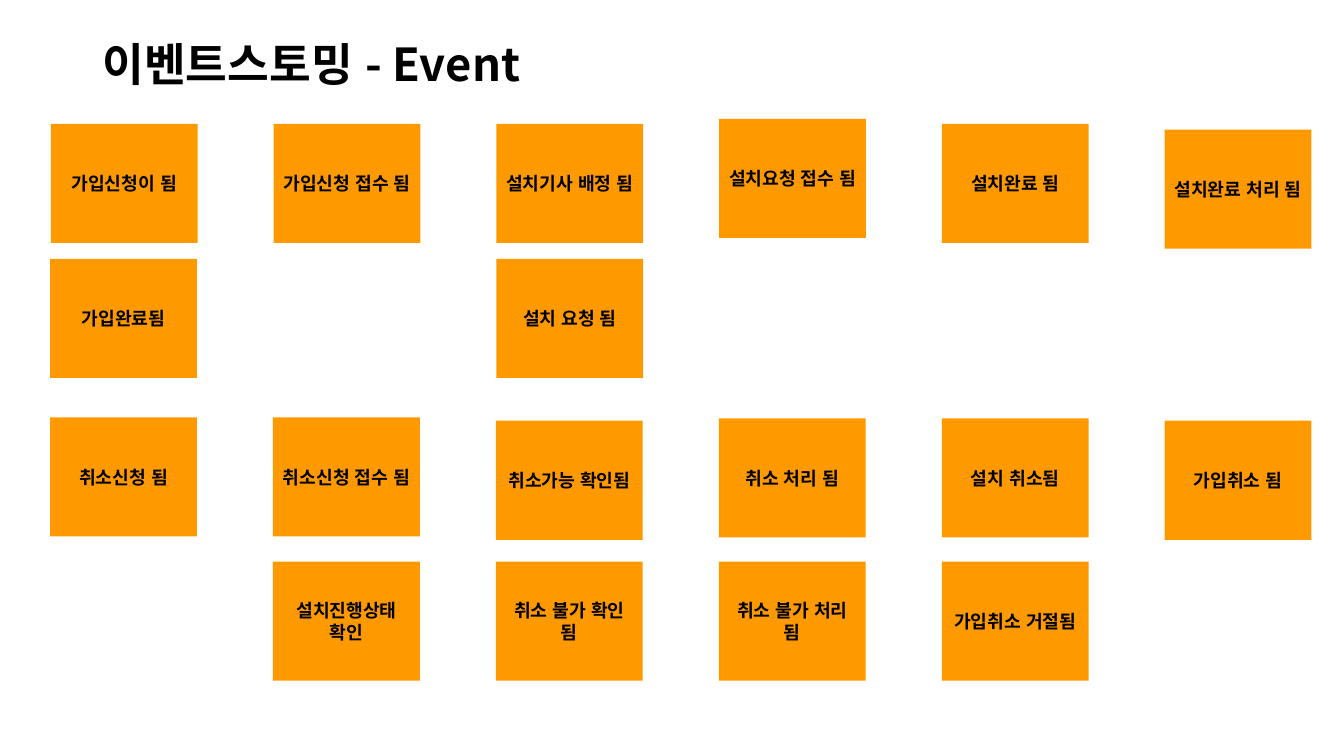
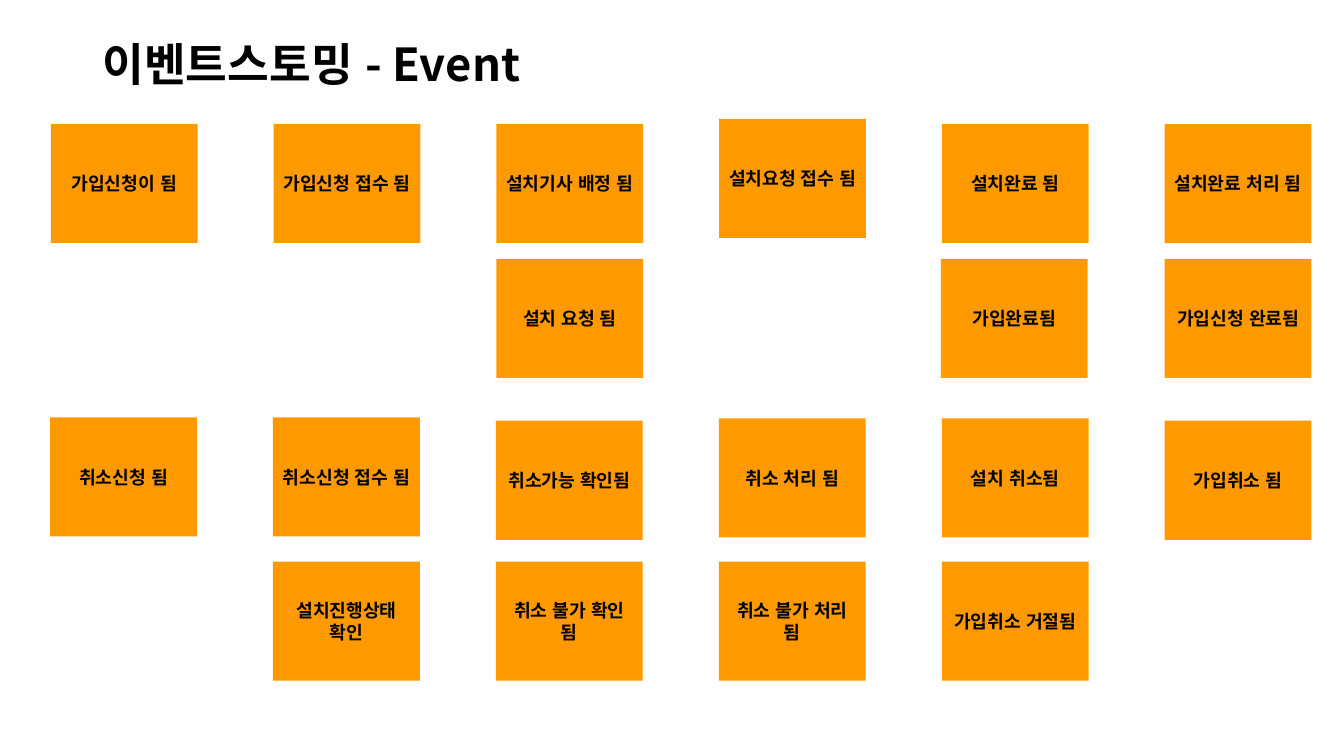
Before and after one commit to jisujin/ipTVShopProject, a slide deck: slide 7 of 실습프로젝트설계_ipTVShopProject.pptx. Drawn at 1344x756 pixels with LibreOffice and Linux fonts; fonts in the diff are those of the drawing. Boxes give left, top, right and bottom in pixels: in the first picture for what was removed or moved away, otherwise in the second. Text is boxed around its words. In the diff, an @@ line names an element or a change of style, - is before the commit and + after.

```diff
--- a/실습프로젝트설계_ipTVShopProject.pptx
+++ b/실습프로젝트설계_ipTVShopProject.pptx
@@ rectangle "설치완료 처리 됨": place and size @@
-rectangle "설치완료 처리 됨" at <box>1165,130,1312,249</box>
+rectangle "설치완료 처리 됨" at <box>1165,124,1312,243</box>
@@ rectangle "가입완료됨": place and size @@
-rectangle "가입완료됨" at <box>50,259,198,378</box>
+rectangle "가입완료됨" at <box>941,259,1088,378</box>
@@ rectangle added at <box>1165,259,1312,378</box>, fill #FF9900, 13 pt, text #000000, bold @@
+가입신청 완료됨
```
Also in this commit, not shown: 8 other slides changed, 9 slides added, 5 slides removed.
